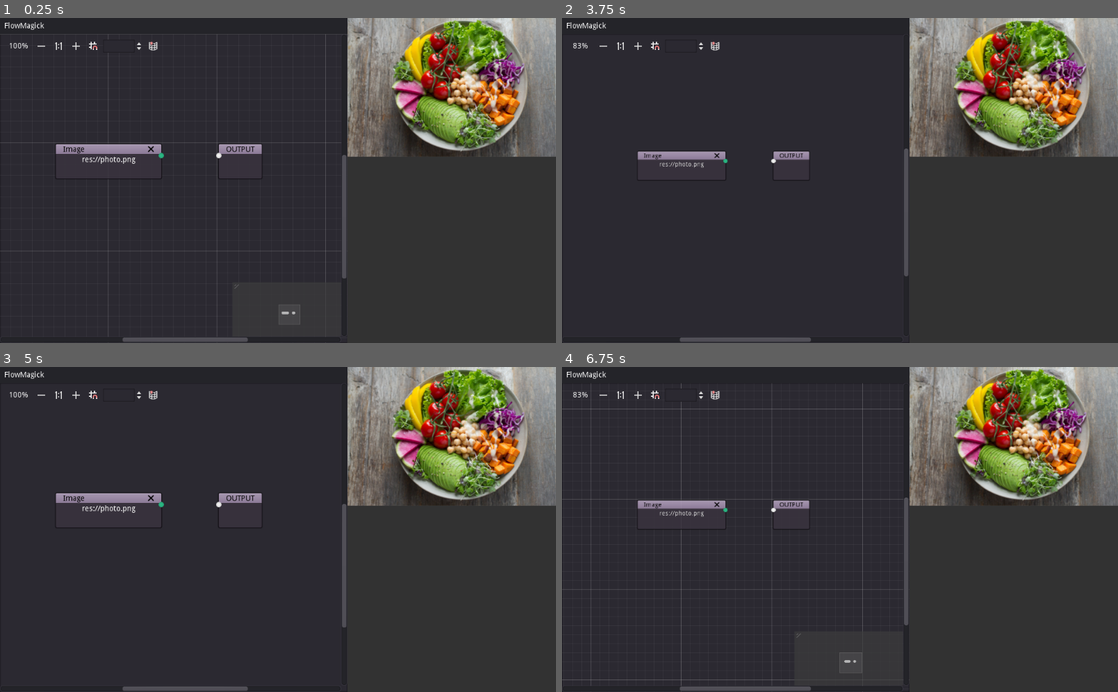
Above: before the commit, frames 1-4 (two rows, left to right).
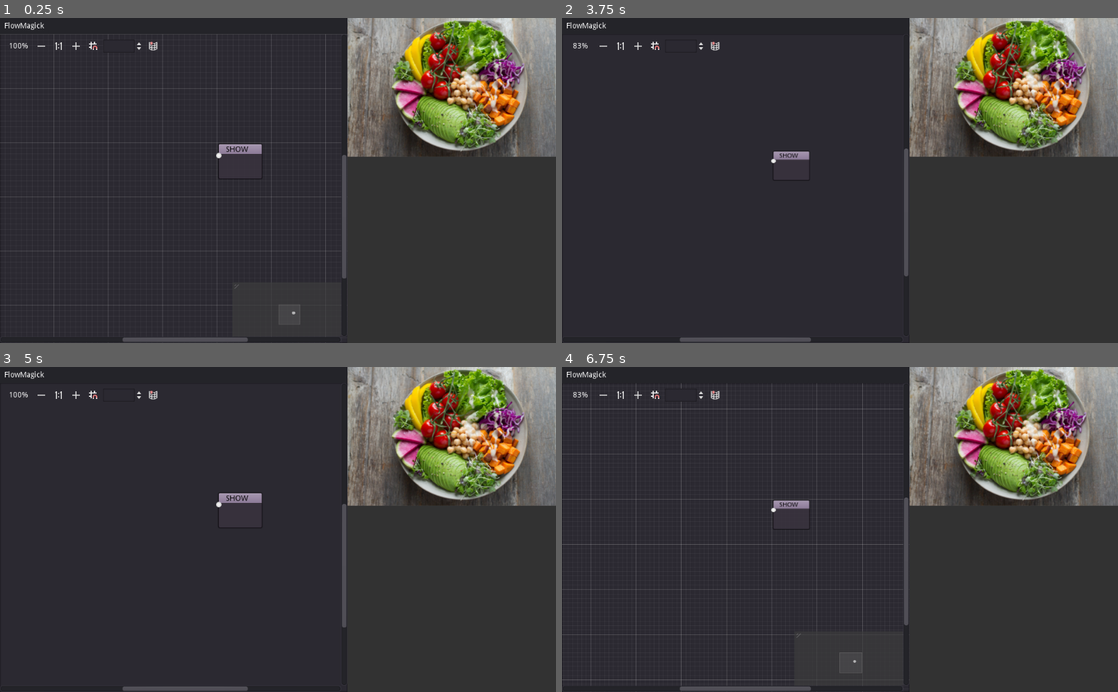
Above: after the commit, the same moments.

Repository: ad-si/FlowMage
Game: Godot game, scene res://Main.tscn
Same seed, same stepped clock (60 frames per second), same inputs: the game is played once before the commit and once after it. Before the commit the project starts from res://Control.tscn.
Inputs (mouse positions are in pixels of both pictures, inside the frame that each line leads up to):
- Up to frame 1 (0.25 s): no input
- Up to frame 2 (3.75 s): click (600, 47) at 0.5 s; click (639, 47) at 1.25 s; click (656, 47) at 2 s; click (717, 47) at 2.75 s; click (600, 47) at 3.5 s
- Up to frame 3 (5 s): click (77, 396) at 4.25 s
- Up to frame 4 (6.75 s): click (656, 396) at 5 s; click (717, 396) at 5.75 s; click (600, 396) at 6.5 s

The runs differ from the first frame. In frame 1, 0.8% of the frame differs, in the area x 0-60%, y 6-97%; in frame 2, 0.5%; in frame 3, 0.7%; in frame 4, 0.8%, in the area x 0-62%, y 5-98%.

Commit message:
Enable adding and connecting nodes

Diff:
--- /dev/null
+++ b/GraphNodes/Grayscale.tscn
@@ -0,0 +1,32 @@
+[gd_scene load_steps=2 format=2]
+
+[sub_resource type="GDScript" id=1]
+script/source = "extends GraphNode
+
+func _on_GraphNode_close_request():
+	queue_free()
+"
+
+[node name="GrayscaleNode" type="GraphNode"]
+margin_right = 120.0
+margin_bottom = 65.0
+title = "Grayscale"
+show_close = true
+slot/0/left_enabled = true
+slot/0/left_type = 0
+slot/0/left_color = Color( 1, 1, 1, 1 )
+slot/0/right_enabled = true
+slot/0/right_type = 0
+slot/0/right_color = Color( 1, 1, 1, 1 )
+script = SubResource( 1 )
+__meta__ = {
+"_edit_use_anchors_": false
+}
+
+[node name="Control" type="Control" parent="."]
+margin_left = 16.0
+margin_top = 24.0
+margin_right = 104.0
+margin_bottom = 24.0
+
+[connection signal="close_request" from="." to="." method="_on_GraphNode_close_request"]
--- /dev/null
+++ b/GraphNodes/Image.tscn
@@ -0,0 +1,83 @@
+[gd_scene load_steps=2 format=2]
+
+[sub_resource type="GDScript" id=1]
+script/source = "extends GraphNode
+
+var current_path := \"\"
+
+signal file_dialog_request(source_node)
+
+
+func set_loaded_path(new_path):
+	current_path = new_path
+	$Wrapper/LineEdit.set_text(new_path)
+
+
+func _on_GraphNode_close_request():
+	queue_free()
+
+
+func _on_Button_pressed():
+	emit_signal(\"file_dialog_request\", get_instance_id())
+"
+
+[node name="ImageSelectNode" type="GraphNode"]
+margin_right = 200.0
+margin_bottom = 100.0
+rect_scale = Vector2( 1, 1.00473 )
+title = "Load Image"
+show_close = true
+slot/0/left_enabled = false
+slot/0/left_type = 0
+slot/0/left_color = Color( 1, 1, 1, 1 )
+slot/0/right_enabled = true
+slot/0/right_type = 0
+slot/0/right_color = Color( 1, 1, 1, 1 )
+slot/1/left_enabled = false
+slot/1/left_type = 0
+slot/1/left_color = Color( 1, 1, 1, 1 )
+slot/1/right_enabled = false
+slot/1/right_type = 0
+slot/1/right_color = Color( 1, 1, 1, 1 )
+script = SubResource( 1 )
+__meta__ = {
+"_edit_use_anchors_": false
+}
+
+[node name="Wrapper" type="Control" parent="."]
+margin_left = 16.0
+margin_top = 24.0
+margin_right = 184.0
+margin_bottom = 24.0
+
+[node name="Button" type="Button" parent="Wrapper"]
+anchor_left = 0.5
+anchor_right = 0.5
+margin_left = -80.0
+margin_top = 5.0
+margin_right = 80.0
+margin_bottom = 20.0
+text = "Open File"
+__meta__ = {
+"_edit_use_anchors_": false
+}
+
+[node name="LineEdit" type="LineEdit" parent="Wrapper"]
+anchor_left = 0.5
+anchor_right = 0.5
+margin_left = -80.0
+margin_top = 35.0
+margin_right = 80.0
+margin_bottom = 55.7411
+__meta__ = {
+"_edit_use_anchors_": false
+}
+
+[node name="Output Slot" type="Control" parent="."]
+margin_left = 16.0
+margin_top = 25.0
+margin_right = 184.0
+margin_bottom = 25.0
+
+[connection signal="close_request" from="." to="." method="_on_GraphNode_close_request"]
+[connection signal="pressed" from="Wrapper/Button" to="." method="_on_Button_pressed"]
--- a/Control.tscn
+++ b/Main.tscn
@@ -1,6 +1,7 @@
-[gd_scene load_steps=3 format=2]
+[gd_scene load_steps=4 format=2]
 
 [ext_resource path="res://display_image.gd" type="Script" id=1]
+[ext_resource path="res://graph.gd" type="Script" id=3]
 
 [sub_resource type="StyleBoxFlat" id=1]
 bg_color = Color( 0.2, 0.2, 0.2, 1 )
@@ -42,21 +43,23 @@
 margin_top = -570.0
 margin_right = 640.0
 right_disconnects = true
+snap_distance = 10
 zoom_min = 0.2
 zoom_max = 2.0
 show_zoom_label = true
 minimap_size = Vector2( 200, 100 )
+script = ExtResource( 3 )
 __meta__ = {
 "_edit_use_anchors_": false
 }
 
-[node name="Output" type="GraphNode" parent="Control/Panel Left/GraphEdit"]
+[node name="Show" type="GraphNode" parent="Control/Panel Left/GraphEdit"]
 margin_left = 400.0
 margin_top = 200.0
 margin_right = 485.0
 margin_bottom = 270.0
 mouse_filter = 1
-title = "OUTPUT"
+title = "SHOW"
 offset = Vector2( 400, 200 )
 slot/0/left_enabled = true
 slot/0/left_type = 0
@@ -68,52 +71,18 @@
 "_edit_use_anchors_": false
 }
 
-[node name="Control" type="Control" parent="Control/Panel Left/GraphEdit/Output"]
+[node name="Input Slot" type="Control" parent="Control/Panel Left/GraphEdit/Show"]
 margin_left = 16.0
 margin_top = 24.0
 margin_right = 69.0
 margin_bottom = 24.0
 
-[node name="Image" type="GraphNode" parent="Control/Panel Left/GraphEdit"]
-margin_left = 100.0
-margin_top = 200.0
-margin_right = 300.0
-margin_bottom = 270.0
-mouse_filter = 1
-title = "Image"
-offset = Vector2( 100, 200 )
-show_close = true
-slot/0/left_enabled = false
-slot/0/left_type = 0
-slot/0/left_color = Color( 1, 1, 1, 1 )
-slot/0/right_enabled = true
-slot/0/right_type = 0
-slot/0/right_color = Color( 0.180392, 0.760784, 0.545098, 1 )
-slot/1/left_enabled = false
-slot/1/left_type = 0
-slot/1/left_color = Color( 1, 1, 1, 1 )
-slot/1/right_enabled = false
-slot/1/right_type = 0
-slot/1/right_color = Color( 1, 1, 1, 1 )
-__meta__ = {
-"_edit_use_anchors_": false,
-"_editor_description_": ""
-}
-
-[node name="Control" type="Control" parent="Control/Panel Left/GraphEdit/Image"]
-margin_left = 16.0
-margin_top = 24.0
-margin_right = 184.0
-margin_bottom = 24.0
-
-[node name="Label" type="Label" parent="Control/Panel Left/GraphEdit/Image"]
-margin_left = 16.0
-margin_top = 25.0
-margin_right = 184.0
-margin_bottom = 39.0
-text = "res://photo.png"
-align = 1
-valign = 1
+[node name="NodeSelector" type="PopupMenu" parent="Control/Panel Left/GraphEdit"]
+margin_left = 162.0
+margin_top = 317.0
+margin_right = 264.0
+margin_bottom = 419.0
+allow_search = true
 
 [node name="TextureRect" type="TextureRect" parent="Control"]
 anchor_left = 1.0
@@ -126,3 +95,29 @@
 __meta__ = {
 "_edit_use_anchors_": false
 }
+
+[node name="FileDialog" type="FileDialog" parent="Control"]
+anchor_left = 0.5
+anchor_top = 0.5
+anchor_right = 0.5
+anchor_bottom = 0.5
+margin_left = -300.0
+margin_top = -200.0
+margin_right = 300.0
+margin_bottom = 200.0
+rect_min_size = Vector2( 180, 63 )
+window_title = "Open a File"
+mode = 0
+access = 2
+filters = PoolStringArray( "*.jpg", "*.jpeg", "*.png", "*.gif" )
+current_dir = "/Users/adrian/Temporary"
+current_path = "/Users/adrian/Temporary/"
+__meta__ = {
+"_edit_use_anchors_": false
+}
+
+[connection signal="connection_request" from="Control/Panel Left/GraphEdit" to="Control/Panel Left/GraphEdit" method="_on_GraphEdit_connection_request"]
+[connection signal="disconnection_request" from="Control/Panel Left/GraphEdit" to="Control/Panel Left/GraphEdit" method="_on_GraphEdit_disconnection_request"]
+[connection signal="popup_request" from="Control/Panel Left/GraphEdit" to="Control/Panel Left/GraphEdit" method="_on_GraphEdit_popup_request"]
+[connection signal="id_pressed" from="Control/Panel Left/GraphEdit/NodeSelector" to="Control/Panel Left/GraphEdit" method="_on_PopupMenu_id_pressed"]
+[connection signal="file_selected" from="Control/FileDialog" to="Control/Panel Left/GraphEdit" method="_on_FileDialog_file_selected"]
--- /dev/null
+++ b/graph.gd
@@ -0,0 +1,101 @@
+extends GraphEdit
+
+var graph_nodes := [
+	{
+		"name": "Input/Image",
+		"scene": preload("res://GraphNodes/Image.tscn"),
+	},
+	{
+		"name": "Transform/Grayscale",
+		"scene": preload("res://GraphNodes/Grayscale.tscn"),
+	}
+]
+var last_popup_position = null  # Vertex
+var last_popup_source_id = null  # Instance id
+
+
+func _ready():
+	for graph_node in graph_nodes:
+		$NodeSelector.add_item(graph_node.name)
+
+
+# Sorted with increasing distance to node
+func find_upstream_connections(connection_list, node):
+	var upstream_connections := []
+	for connection in connection_list:
+		if connection.to == node:
+			upstream_connections.append_array(
+				find_upstream_connections(connection_list, connection.from)
+			)
+			upstream_connections.append(connection)
+	return upstream_connections
+
+
+func trigger_image_synthesis():
+	var connection_list := get_connection_list()
+	var relevant_connections = find_upstream_connections(
+			connection_list,
+			"Show"
+		)
+
+	print(relevant_connections)
+
+
+func _on_GraphEdit_popup_request(position):
+	position.x -= self.get_position().x
+	position.y -= self.get_position().y
+
+	$NodeSelector.set_position(position)
+	$NodeSelector.popup()
+
+	last_popup_position = position
+
+
+func _on_PopupMenu_id_pressed(id: int):
+	var selected_node = graph_nodes[id]
+	# prints('Selected:', selected_node.name)
+
+	var node_instance = selected_node.scene.instance()
+
+	if selected_node.name == "Input/Image":
+		node_instance.connect(
+			"file_dialog_request",
+			self,
+			"_on_file_dialog_request"
+		)
+
+	if last_popup_position != null:
+		node_instance.set_offset(last_popup_position)
+
+	add_child(node_instance)
+
+
+func _on_file_dialog_request(source_node_id):
+	$"../../FileDialog".popup()
+	last_popup_source_id = source_node_id
+
+
+func _on_FileDialog_file_selected(path):
+	var graph_node_instance = instance_from_id(last_popup_source_id)
+	graph_node_instance.set_loaded_path(path)
+	last_popup_source_id = null
+
+
+func _on_GraphEdit_connection_request(
+		from: String, from_slot: int,
+		to: String, to_slot: int
+	):
+
+	# Ensure there is only 1 connection to `Show`
+	if to == "Show":
+		for connection in get_connection_list():
+			if connection.to == "Show":
+				return
+
+	self.connect_node(from, from_slot, to, to_slot)
+
+	trigger_image_synthesis()
+
+
+func _on_GraphEdit_disconnection_request(from, from_slot, to, to_slot):
+	disconnect_node(from, from_slot, to, to_slot)
--- /dev/null
+++ b/main.gd
@@ -0,0 +1 @@
+extends Control
--- a/project.godot
+++ b/project.godot
@@ -21,7 +21,7 @@
 [application]
 
 config/name="FlowMagick"
-run/main_scene="res://Control.tscn"
+run/main_scene="res://Main.tscn"
 run/low_processor_mode=true
 config/icon="res://icon.png"
 
Not shown, added: readme.md
